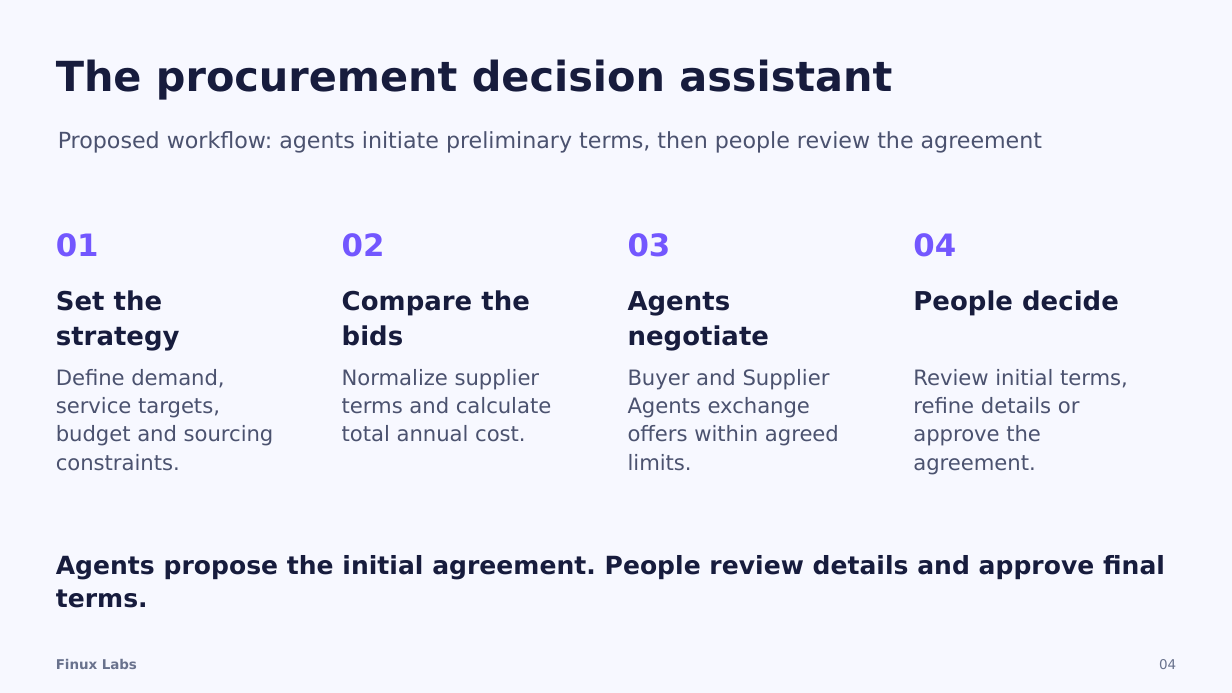
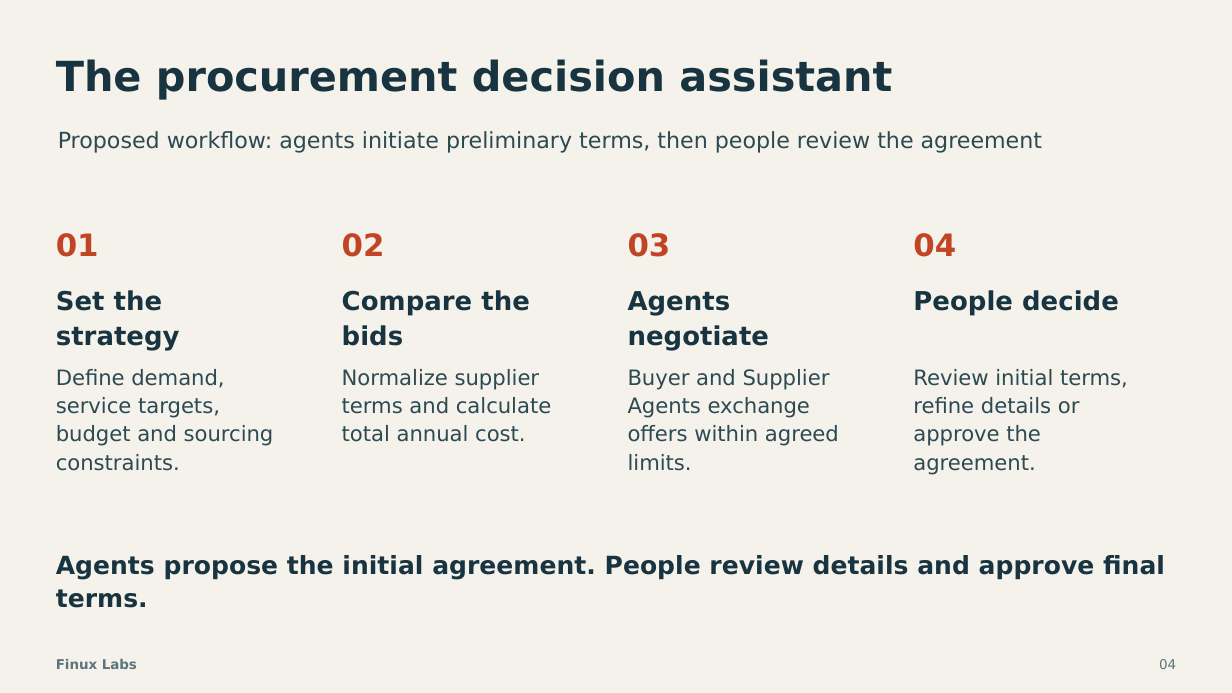
Before and after one commit to finuxlabs/FinuxLabs.github.io, a slide deck: slide 4 of docs/publish/pitch-agentic-procurement/Finux-Labs-Procurement-AI-Pitch-15-Slides.pptx. Drawn at 1232x693 pixels with LibreOffice and Linux fonts; fonts in the diff are those of the drawing. Boxes give left, top, right and bottom in pixels: in the first picture for what was removed or moved away, otherwise in the second. Text is boxed around its words. In the diff, an @@ line names an element or a change of style, - is before the commit and + after.

Commit message:
Update procurement pitch deck to USk Pre-seed and USD pricing across HTML, PDF, and PPTX

```diff
--- a/docs/publish/pitch-agentic-procurement/Finux-Labs-Procurement-AI-Pitch-15-Slides.pptx
+++ b/docs/publish/pitch-agentic-procurement/Finux-Labs-Procurement-AI-Pitch-15-Slides.pptx
@@ background #F7F8FF to #F4F2EB @@
@@ text colour #7357FF to #C14424 in 4 elements at [56, 233, 99, 257], [342, 233, 385, 257], [628, 233, 671, 257], [913, 233, 956, 257] @@
@@ text colour #4B526F to #2D4A53 in 5 elements at [58, 131, 1042, 153], [56, 369, 274, 471], [342, 369, 551, 442], [628, 369, 839, 471], [913, 369, 1128, 475] @@
@@ text colour #171C3D to #183440 in 6 elements at [56, 59, 892, 100], [56, 290, 180, 351], [342, 290, 530, 346], [628, 291, 769, 351], [913, 290, 1119, 316], [56, 555, 1165, 608] @@
@@ text "Finux Labs" at [56, 659, 137, 669]: text colour #69728D to #5E747C @@
@@ text "04" at [1159, 659, 1176, 669]: text colour #69728D to #5E747C @@
```
Also in this commit, not shown: 15 other slides changed, 2 other files.
